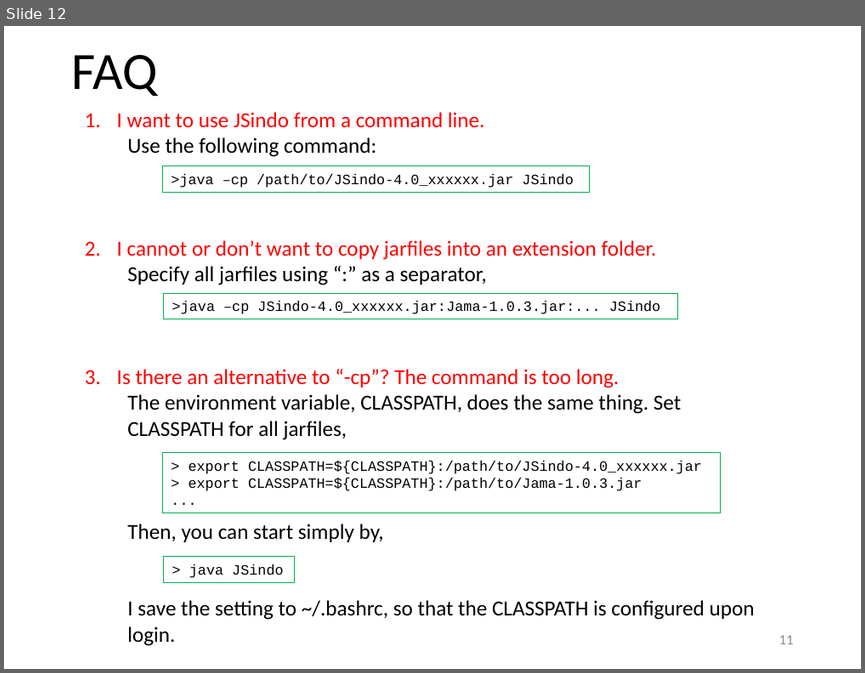
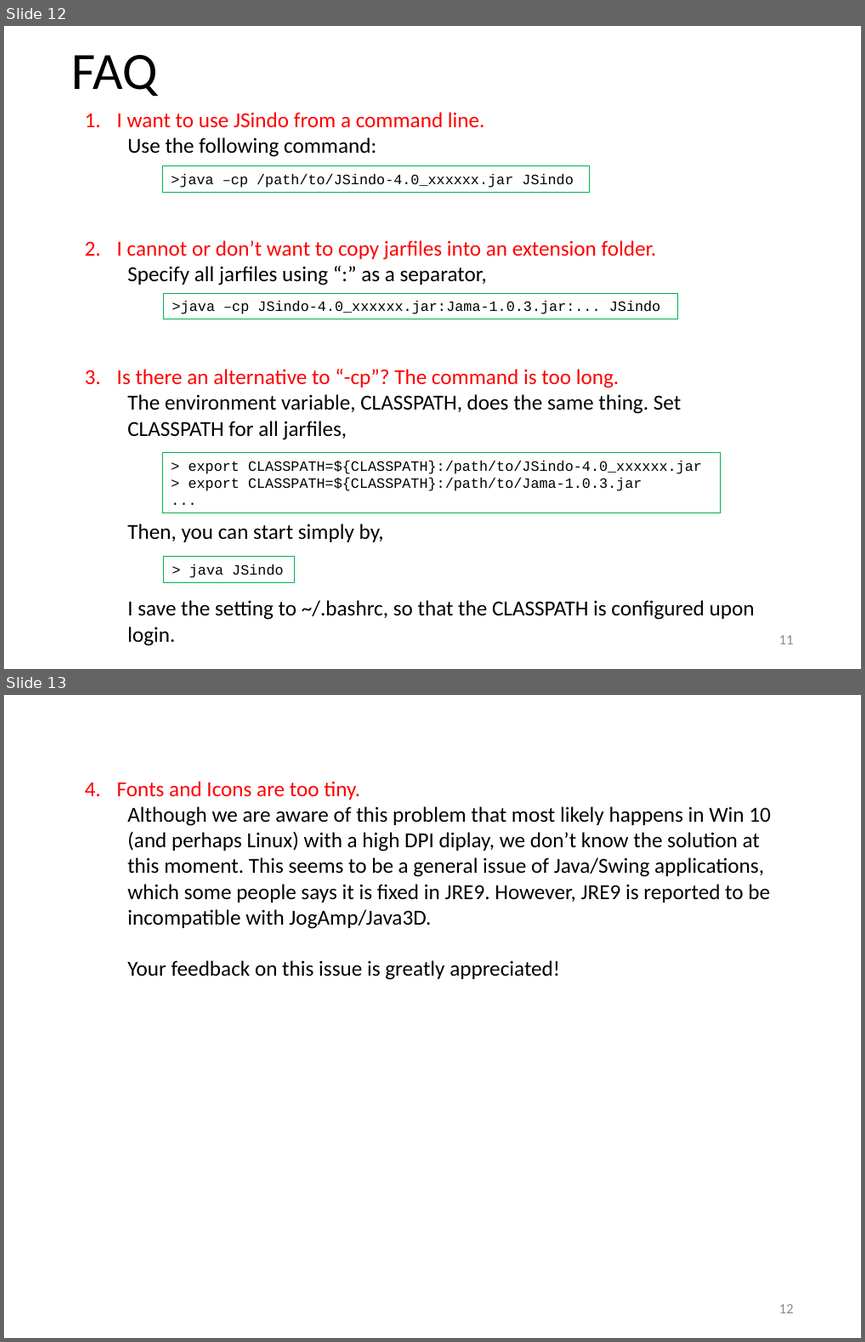
Before and after one commit to yagikiyoshi/sindo, a slide deck: doc/JSindo/install.pptx. Shown one above the other, each under a label of ours: slide 12 before the commit, slides 12 and 13 after it. The pictures are 865x673 and 865x1342 pixels, drawn with LibreOffice and Linux fonts; fonts in the diff are those of the drawing. Boxes give left, top, right and bottom in pixels: in the first picture for what was removed or moved away, otherwise in the second. Text is boxed around its words. In the diff, an @@ line names an element or a change of style, - is before the commit and + after.

```diff
--- a/doc/JSindo/install.pptx
+++ b/doc/JSindo/install.pptx
@@ slide 13 added at [4,695,861,1338], background #FFFFFF @@
@@ text added at [117,781,771,980], 18 pt, text #000000 @@
+4. Fonts and Icons are too tiny.
+  Although we are aware of this problem that most likely happens in Win 10 (and perhaps Linux) with a high DPI diplay, we don’t know the solution at this moment. This seems to be a general issue of Java/Swing applications, which some people says it is fixed in JRE9. However, JRE9 is reported to be incompatible with JogAmp/Java3D.
+  Your feedback on this issue is greatly appreciated!
@@ page number added at [779,1304,794,1313], 12 pt, text #8C8C8C @@
+12
```
Also in this commit, not shown: 1 slide changed, 4 other files.
